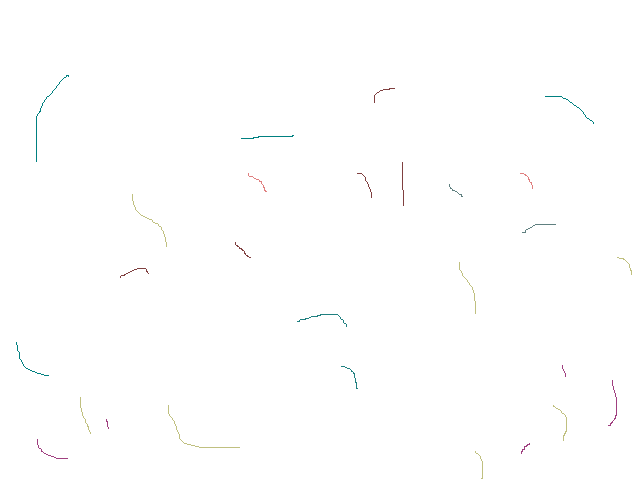
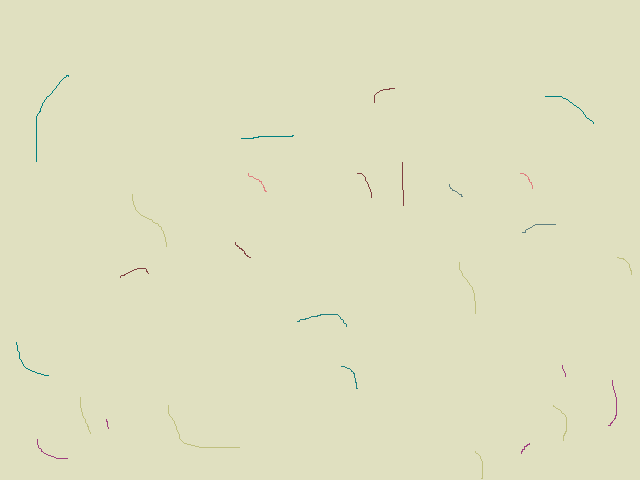
The second 640×480 image is a revision of the first. Changes to its layers:
painted on "Background" over [0, 0, 640, 480]
painted on "43_randomLow.png" over [0, 0, 640, 480]
